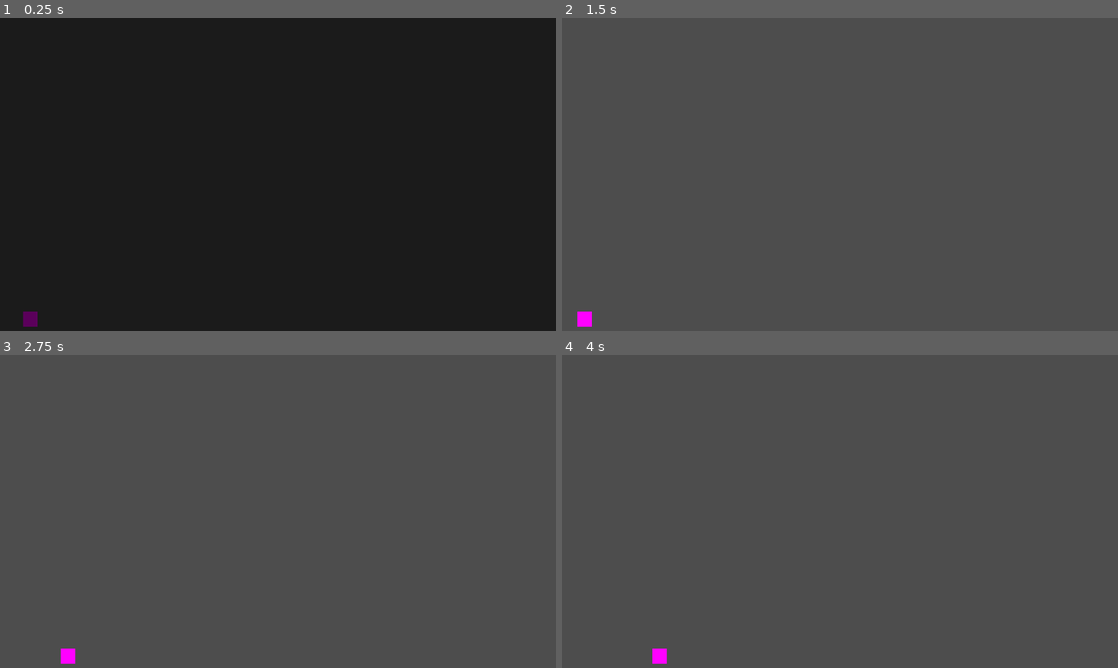
Above: before the commit, frames 1-4 (two rows, left to right).
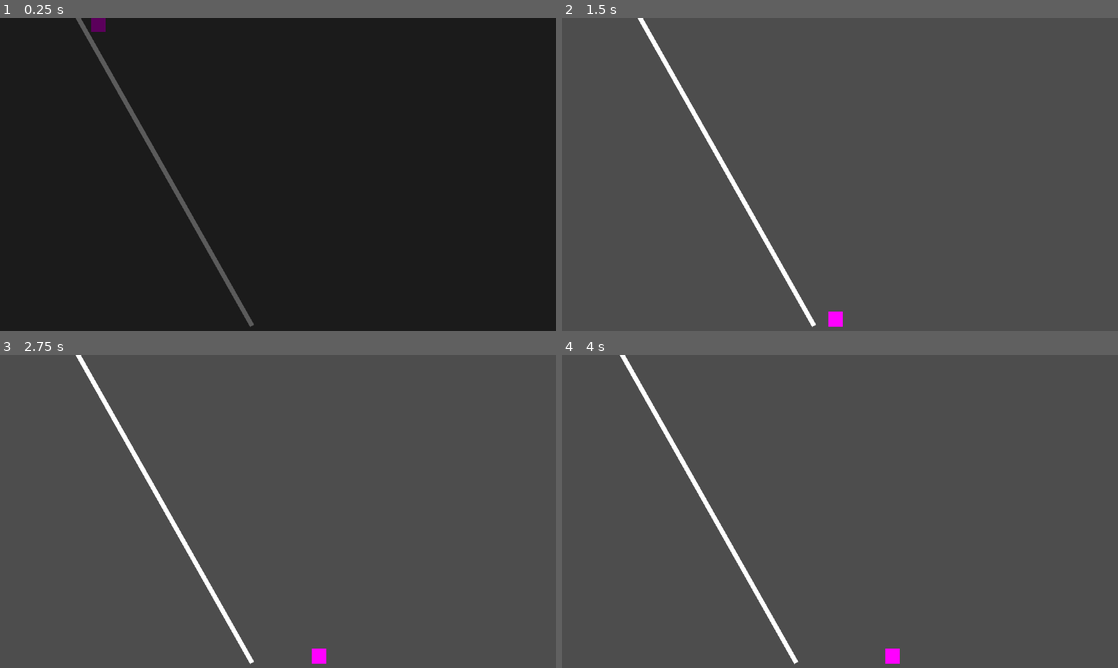
Above: after the commit, the same moments.

Repository: PatV3-0/TripleByteGames
Game: Godot game, scene res://TutorialPt2.tscn
Same seed, same stepped clock (60 frames per second), same inputs: the game is played once before the commit and once after it. This scene is started directly instead of the project's main scene.
Inputs (mouse positions are in pixels of both pictures, inside the frame that each line leads up to):
- Up to frame 1 (0.25 s): no input
- Up to frame 2 (1.5 s): tap Enter (ui_accept) at 0.5, 0.77 s; move the mouse to (867, 174) at 0.52 s; hold Right mouse button (toggle_pull) 0.53-1.28 s; hold Right (ui_right) from 0.53 s (still down); move the mouse to (812, 174) at 1.27 s; click (812, 174) at 1.35 s
- Up to frame 3 (2.75 s): tap Enter (ui_accept) at 1.52 s; move the mouse to (289, 505) at 2.02 s; release Right (ui_right) at 2.03 s; hold Left (ui_left) from 2.03 s (still down); hold Right mouse button (toggle_pull) from 2.03 s (still down)
- Up to frame 4 (4 s): move the mouse to (834, 517) at 2.77 s; release Left (ui_left) at 2.78 s; release Right mouse button (toggle_pull) at 2.78 s; hold Right (ui_right) from 2.78 s (still down); click (834, 517) at 2.85 s; tap Enter (ui_accept) at 3.02, 3.77 s; move the mouse to (878, 514) at 3.52 s; hold Right mouse button (toggle_pull) from 3.53 s (still down)

The runs differ from the first frame. In frame 1, 1.2% of the frame differs, in the area x 4-46%, y 0-99%; in frame 2, 1.3%; in frame 3, 1.3%, in the area x 10-59%, y 0-99%; in frame 4, 1.3%.

Commit message:
Updated game

Diff:
--- a/Levels/tutorial_level.gd
+++ b/Levels/tutorial_level.gd
@@ -8,11 +8,14 @@
 
 # Called when the node enters the scene tree for the first time.
 func _ready() -> void:
-	fadeRect.color.a = 0
-	fadeRect.visible = false
+	fadeRect.color = Color(0, 0, 0, 1)
+	fadeRect.visible = true
+	fade_in_from_black()
 	var camera = $Player/Camera2D
 	camera.offset.x = -2000
-	slide_camera_to_offset(Vector2(100, 0), 5)
+	camera.zoom = Vector2(1.5,1.5)
+	slide_camera_to_offset(Vector2(100, 0), 0.1)
+	fade_in_from_black()
 
 	Input.set_mouse_mode(Input.MOUSE_MODE_CAPTURED)
 	pauseMenu = pauseMenuScene.instantiate()
@@ -23,8 +26,14 @@
 	$TissueBoxMain.connect("body_entered", Callable(self, "_on_TissueBox_body_entered"))
 	$Broom.connect("body_entered", Callable(self, "_on_broom_body_entered"))
 
-	transition_to_next_scene()
-
+	#transition_to_next_scene()
+
+func fade_in_from_black():
+	var fadeDuration = fadeDur * 3
+	fadeRect.visible = true
+	var tween = get_tree().create_tween()
+	tween.tween_property(fadeRect, "color", Color(0, 0, 0, 0), fadeDuration)
+	tween.finished.connect(func():fadeRect.visible = false)
 
 func _unhandled_input(event):
 	if event.is_action_pressed("ui_cancel"):
@@ -76,7 +85,7 @@
 			if abs(player.position.x - box.position.x) < 200:  # Adjust 20 for your threshold
 				#print("Pushing...")
 				# Apply impulse to the tissue box
-				box.apply_force(Vector2(direction * 120, 0), box.position)  # Adjust strength
+				box.apply_force(Vector2(direction * 350, 0), box.position)  # Adjust strength
 				box.angular_velocity = 0
 			else:
 				# If player is not pressing P, or not close enough to box, stop moving
@@ -93,7 +102,7 @@
 		var ball = $BallBody
 		ball.angular_velocity = 0
 		if ball and ball is RigidBody2D:
-			ball.apply_impulse(Vector2(direction * 100, 0))
+			ball.apply_impulse(Vector2(direction * 10, 0))
 
 @warning_ignore("unused_parameter")
 func show_instruction_once(id: String, text: String, pause_duration: float) -> void:
@@ -121,6 +130,7 @@
 		time += get_process_delta_time()
 		var t = time / duration
 		camera.offset = start_offset.lerp(target_offset, t)
+		camera.zoom = Vector2(1,1)
 		await get_tree().create_timer(0.0).timeout
 
 
@@ -199,10 +209,9 @@
 	if new_player_spot:
 		player.global_position = new_player_spot.global_position
 	else:
-		player.global_position = Vector2(100, 100)
+		player.global_position = Vector2(-1909, -425)
 
 	new_scene.add_child(player)
-		# Reset camera position
 	var camera = player.get_node("Camera2D")
 	camera.offset = Vector2.ZERO
 	camera.zoom = Vector2(1, 1)
--- a/Scripts/BetweenScenes.tscn
+++ b/Scripts/BetweenScenes.tscn
@@ -17,6 +17,7 @@
 offset_top = 303.0
 offset_right = 595.0
 offset_bottom = 326.0
+horizontal_alignment = 1
 
 [node name="Fade" type="ColorRect" parent="."]
 offset_left = -5.0
--- a/TutorialPt2.tscn
+++ b/TutorialPt2.tscn
@@ -30,7 +30,7 @@
 size = Vector2(23.875, 20)
 
 [sub_resource type="RectangleShape2D" id="RectangleShape2D_rkcvo"]
-size = Vector2(1371.5, 61)
+size = Vector2(2390.75, 61)
 
 [sub_resource type="CircleShape2D" id="CircleShape2D_2bkyi"]
 
@@ -64,6 +64,11 @@
 
 [sub_resource type="RectangleShape2D" id="RectangleShape2D_hnvf1"]
 size = Vector2(190, 103)
+
+[sub_resource type="RectangleShape2D" id="RectangleShape2D_84pph"]
+size = Vector2(11.7301, 751.765)
+
+[sub_resource type="CanvasTexture" id="CanvasTexture_82qab"]
 
 [node name="Node2D" type="Node2D"]
 position = Vector2(657, 391)
@@ -76,7 +81,7 @@
 texture = ExtResource("1_2gnd1")
 
 [node name="Player" type="CharacterBody2D" parent="."]
-position = Vector2(-619, 240)
+position = Vector2(-1408, -412)
 script = ExtResource("2_hw1q2")
 
 [node name="Sprite2D" type="Sprite2D" parent="Player"]
@@ -92,9 +97,9 @@
 
 [node name="Camera2D" type="Camera2D" parent="Player"]
 offset = Vector2(0, 40)
-limit_left = -20
+limit_left = -940
 limit_top = 0
-limit_right = 1920
+limit_right = 2000
 limit_bottom = 1080
 position_smoothing_speed = 3.0
 drag_horizontal_enabled = true
@@ -123,7 +128,7 @@
 [node name="Ground" type="StaticBody2D" parent="."]
 
 [node name="Floor" type="CollisionShape2D" parent="Ground"]
-position = Vector2(2, 279)
+position = Vector2(-507.625, 279)
 shape = SubResource("RectangleShape2D_rkcvo")
 debug_color = Color(0.780392, 0.027451, 0.109804, 1)
 
@@ -238,7 +243,6 @@
 [node name="UI" type="CanvasLayer" parent="."]
 
 [node name="InstructionLabel" type="Label" parent="UI"]
-visible = false
 offset_right = 40.0
 offset_bottom = 23.0
 
@@ -269,7 +273,7 @@
 position = Vector2(-137, 118)
 physics_material_override = SubResource("PhysicsMaterial_fqjng")
 center_of_mass_mode = 1
-center_of_mass = Vector2(-5, 0)
+center_of_mass = Vector2(-50, 0)
 script = ExtResource("6_w0tjy")
 
 [node name="CollisionShape2D" type="CollisionShape2D" parent="Plug"]
@@ -294,3 +298,26 @@
 position = Vector2(85, 44.5)
 shape = SubResource("RectangleShape2D_hnvf1")
 debug_color = Color(0.899432, 0.000175388, 0.765811, 0.42)
+
+[node name="Broom" type="RigidBody2D" parent="."]
+position = Vector2(-1171, 98)
+rotation = -0.502695
+disable_mode = 1
+gravity_scale = 0.0
+center_of_mass_mode = 1
+center_of_mass = Vector2(1, 0)
+contact_monitor = true
+max_contacts_reported = 5
+angular_damp = 0.1
+
+[node name="CollisionShape2D" type="CollisionShape2D" parent="Broom"]
+position = Vector2(-4.12061, -193.35)
+shape = SubResource("RectangleShape2D_84pph")
+
+[node name="Sprite2D" type="Sprite2D" parent="Broom"]
+position = Vector2(-4.25, -192.389)
+scale = Vector2(9.5, 750.78)
+texture = SubResource("CanvasTexture_82qab")
+
+[node name="PlayerSpawnPoint" type="Node2D" parent="."]
+position = Vector2(-1333, -399)
--- a/tutorial_pt_2.gd
+++ b/tutorial_pt_2.gd
@@ -12,34 +12,37 @@
 var fadeDur = 0.7
 
 func _ready() -> void:
-	fadeRect.color = Color(0, 0, 0, 1)  # Fully transparent black
+	fadeRect.color = Color(0, 0, 0, 1)
 	fadeRect.visible = true
 	fade_in_from_black()
 	var player = $Player
 
-	var camera = player.get_node("Camera2D")
-	camera.offset = Vector2(0, 0)
+	print("Current camera: ", get_viewport().get_camera_2d())
+
+	var camera = $Player/Camera2D
+	print(camera)
+	camera.make_current()
+	camera.offset = Vector2(-10, 0)
 	camera.zoom = Vector2(1, 1)
+	print("Player global position: ", player.position)
+	print("Camera global position: ", camera.position)
+
 
 	Input.set_mouse_mode(Input.MOUSE_MODE_CAPTURED)
 	pauseMenu = pauseMenuScene.instantiate()
 	$UI.add_child(pauseMenu)
 	pauseMenu.visible = false
 
-	# Place and add the handle block
 	handle_instance = handle_block_scene.instantiate()
 	handle_instance.position = Vector2(320, -20)
 	add_child(handle_instance)
 
-	# Set falling block and wall object references (these should already exist in the scene)
 	falling_block.attached_object = wall_object
 
-	# Place and add the string
 	string_instance = string_block_scene.instantiate()
 	string_instance.position = Vector2(340, -645)
 	add_child(string_instance)
 
-	# Connect string’s trigger to release the falling block
 	if string_instance.has_method("connect"):
 		string_instance.connect("string_pulled", _on_string_pulled)
 
@@ -50,7 +53,6 @@
 	tween.finished.connect(func():fadeRect.visible = false)
 
 func _on_string_pulled():
-	print("String pulled in tutorial level")
 	falling_block.release()
 
 func _unhandled_input(event):
@@ -73,9 +75,11 @@
 
 func centerPauseMenu():
 	var windowSize = get_viewport().size
+	print(windowSize)
 	var pausePanel = pauseMenu.get_node("Panel")
 	var pausePanelSize = pausePanel.size
-	pausePanel.position = Vector2((windowSize.x - (pausePanelSize.x + 750)) / 2, (windowSize.y - (pausePanelSize.y + 300)) / 2)
+	pausePanel.position = Vector2((windowSize.x - (pausePanelSize.x + 740)) / 2, (windowSize.y - (pausePanelSize.y + 300)) / 2)
+	print(pausePanel.position)
 
 func _process(delta: float) -> void:
 	if pauseMenu.visible:
@@ -88,25 +92,21 @@
 		var direction = player.facing_direction
 		var player_position = player.position
 
-		# Use the correct syntax for finding the box
 		var box = null
 		for body in $Player/PushArea.get_overlapping_bodies():
 			if body.name == "Plug" or body.name == "Vent":
 				box = body
 				break
 
-		if box and box is RigidBody2D:  # Ensure it's a RigidBody2D
-			if abs(player.position.x - box.position.x) < 200:  # Adjust 20 for your threshold
-				#print("Pushing...")
-				# Apply impulse to the tissue box
-				box.apply_impulse(Vector2(direction * 50, 0), box.position)  # Adjust strength
+		if box and box is RigidBody2D:
+			if abs(player.position.x - box.position.x) < 200:
+				box.apply_impulse(Vector2(direction * 50, 0), box.position)
 				box.angular_velocity = 0
 			else:
-				# If player is not pressing P, or not close enough to box, stop moving
 				player.velocity.x = 0
 
 	if player.pullModeActive:
-		var direction = -player.facing_direction  # Opposite direction of push
+		var direction = -player.facing_direction
 		var player_position = player.position
 
 		var box = null
@@ -115,9 +115,9 @@
 				box = body
 				break
 
-		if box and box is RigidBody2D:  # Ensure it's a RigidBody2D
-			if abs(player.position.x - box.position.x) < 200:  # Adjust 20 for your threshold
-				box.apply_impulse(Vector2(direction * 120, 0), box.position)  # Apply impulse instead of force
+		if box and box is RigidBody2D:
+			if abs(player.position.x - box.position.x) < 200:
+				box.apply_impulse(Vector2(direction * 120, 0), box.position)
 				box.angular_velocity = 0
 			else:
 				player.velocity.x = 0
@@ -143,7 +143,6 @@
 	get_tree().current_scene = new_scene
 	await get_tree().create_timer(0.1).timeout
 	fadeRect.visible = false
-	print("loaded")
 
 	var new_player_spot = new_scene.get_node_or_null("PlayerSpawnPoint")
 	if new_player_spot:
--- a/vent.gd
+++ b/vent.gd
@@ -10,9 +10,7 @@
 
 func _ready():
 	freeze_mode()
-	print(get_parent().name)  # Print the name of the parent to confirm it's correct
 	attached_object = get_parent().get_node("Plug")
-	print(attached_object)  # Check if attached_object is valid
 	area.body_entered.connect(self._on_body_entered)
 
 func freeze_mode():
Not shown: 1 places in TutorialPt2.tscn that only renumber resources
